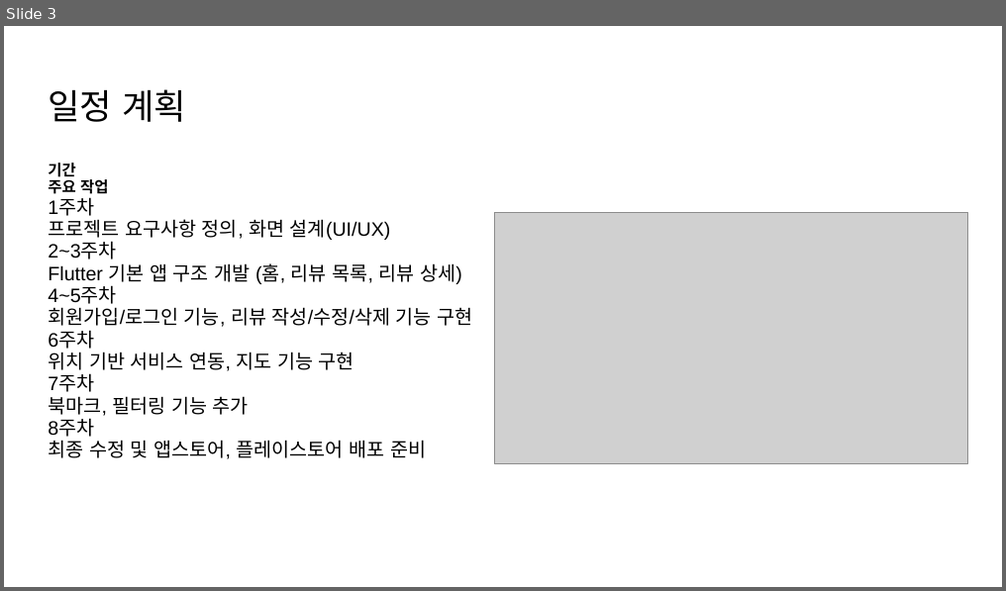
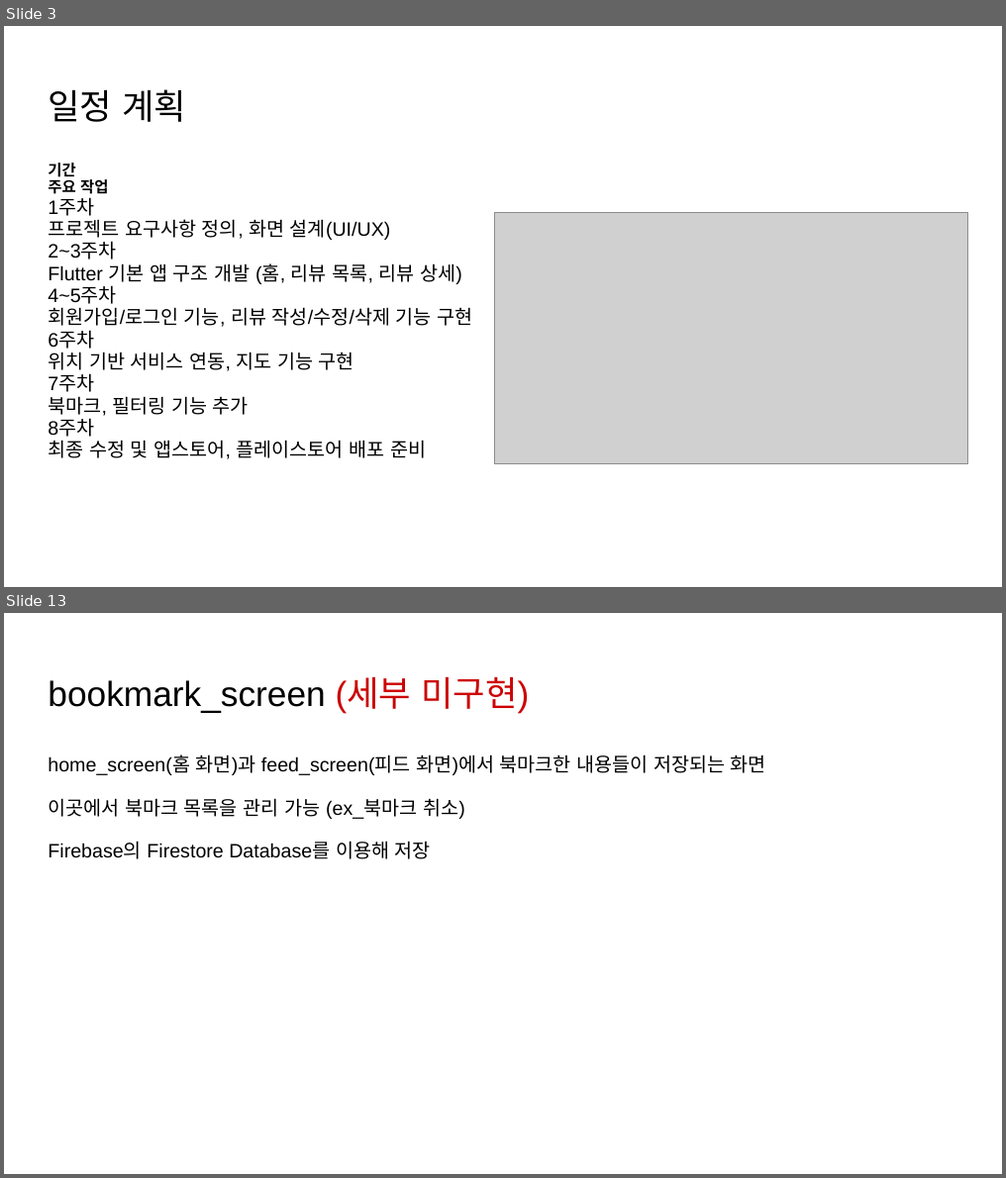
Before and after one commit to yurei55/TIL, a slide deck: K-Taste.pptx. Shown one above the other, each under a label of ours: slide 3 before the commit, slides 3 and 13 after it; the slides between them are not shown. The pictures are 1006x591 and 1006x1178 pixels, drawn with LibreOffice and Linux fonts; fonts in the diff are those of the drawing; grey boxes stand for pictures. Boxes give left, top, right and bottom in pixels: in the first picture for what was removed or moved away, otherwise in the second. Text is boxed around its words. In the diff, an @@ line names an element or a change of style, - is before the commit and + after.

```diff
--- a/K-Taste.pptx
+++ b/K-Taste.pptx
@@ slide 13 added at (4, 613, 1002, 1174), background #FFFFFF @@
@@ title added at (48, 676, 529, 714), 25.2 pt, text #000000 @@
+bookmark_screen (세부 미구현)
@@ text added at (48, 755, 766, 860), 14 pt, text #000000 @@
+home_screen(홈 화면)과 feed_screen(피드 화면)에서 북마크한 내용들이 저장되는 화면
+이곳에서 북마크 목록을 관리 가능 (ex_북마크 취소)
+Firebase의 Firestore Database를 이용해 저장
```
Also in this commit, not shown: 4 slides changed, 8 other slides added, 1 slide removed.
